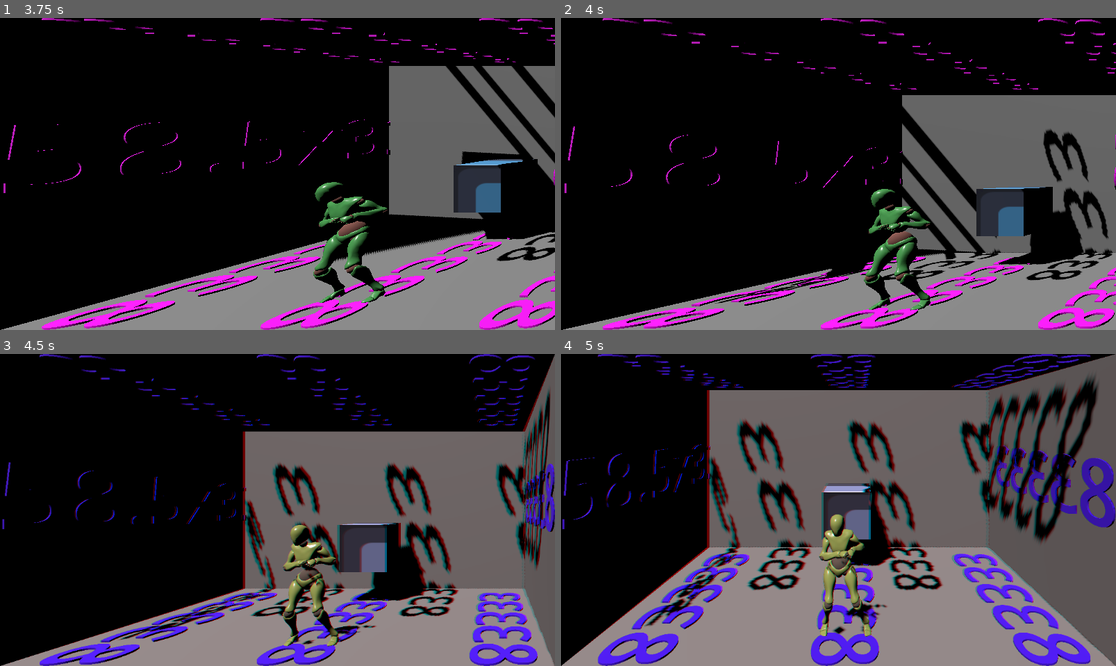
Above: before the commit, frames 1-4 (two rows, left to right).
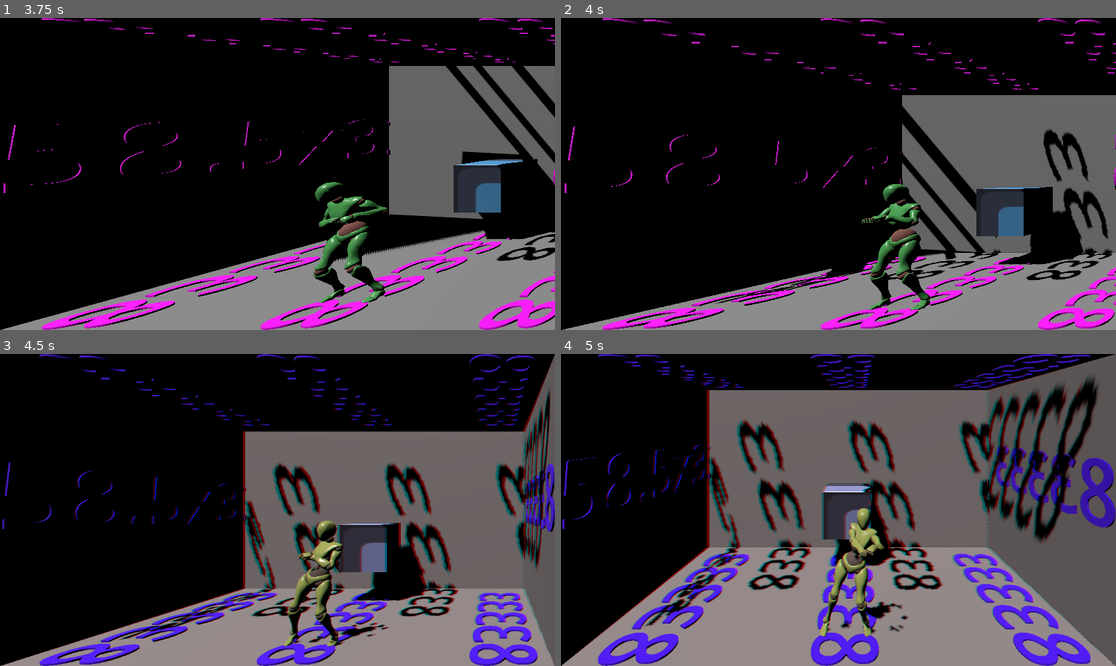
Above: after the commit, the same moments.

Repository: Jetpackjules/Godot-Digital-Window-2.5D-V3-2026
Game: Godot game, scene res://Main.tscn
Two runs of this game, one before a commit and one after it. Both use one fixed random seed, a clock stepped at 60 frames per second and the inputs below. The engine's default icon, where the game draws it, is replaced by a stand-in: a white triangle on a blue panel in a dark square.
Inputs:
- Up to frame 1 (3.75 s): tap Enter (ui_accept) at 0.5, 0.77, 1.52, 3.02 s; hold Right (ui_right) 0.53-1.28 s; tap T every 0.75 s from 0.6 to 3.6 s; hold Down (ui_down) 1.28-2.03 s; hold Right (ui_right) 2.03-2.78 s; hold Up (ui_up) 2.78-3.53 s; hold Left (ui_left) from 3.53 s (still down)
- Up to frame 2 (4 s): keep holding Left (ui_left); tap Enter (ui_accept) at 3.77 s
- Up to frame 3 (4.5 s): keep holding Left (ui_left); tap T at 4.35 s
- Up to frame 4 (5 s): keep holding Left (ui_left); tap Enter (ui_accept) at 4.52 s

Frame 1 is identical in both runs. In frame 2, 1.4% of the frame differs, in the area x 54-67%, y 53-94%; in frame 3, 2.4%; in frame 4, 2.7%, in the area x 46-63%, y 49-91%.

Commit message:
fixed csaling

Diff:
--- a/Main.tscn
+++ b/Main.tscn
@@ -188,9 +188,12 @@
 visible = false
 texture = ExtResource("6_3dxm6")
 
-[node name="OpenTrackClient" type="Node" parent="." unique_id=1912037640 node_paths=PackedStringArray("camera_node")]
+[node name="OpenTrackClient" type="Node" parent="." unique_id=1912037640 node_paths=PackedStringArray("camera_node", "player_node", "window_center", "screen_scaler")]
 script = ExtResource("7_lgr22")
 camera_node = NodePath("../Player/Head_Cam")
+player_node = NodePath("../Player")
+window_center = NodePath("../Box/Origin")
+screen_scaler = NodePath("../ScreenScaling")
 
 [node name="ScreenScaling" type="Node" parent="." unique_id=582618632]
 script = ExtResource("8_trn2v")
--- a/open_track_client.gd
+++ b/open_track_client.gd
@@ -1,18 +1,23 @@
 extends Node
 
 @export var camera_node: Camera3D
-@export var sensitivity: Vector3 = Vector3(0.01, 0.01, 0.01) # Adjust to match your room scale
+@export var player_node: Node3D # Link to the CharacterBody3D (Player)
+@export var window_center: Node3D # Link to Box/Origin
+@export var screen_scaler: ScreenScaling # Link to the ScreenScaling node
+
+@export var sensitivity: Vector3 = Vector3(0.01, 0.01, 0.01) # Maps OpenTrack cm to godot base meters
 
 var udp := PacketPeerUDP.new()
 var port := 4242
+var _face_detected: bool = false
 
 func _ready():
-	# In Godot 4, we use bind() instead of listen()
 	var error = udp.bind(port, "127.0.0.1")
 	if error == OK:
 		print("Godot is listening for OpenTrack on port ", port)
 	else:
 		push_error("Could not bind to port 4242. Error code: ", error)
+
 func _process(_delta):
 	while udp.get_available_packet_count() > 0:
 		var packet = udp.get_packet()
@@ -24,11 +29,25 @@
 	var x = packet.decode_double(0)
 	var y = packet.decode_double(8)
 	var z = packet.decode_double(16)
-	print(x,y,z)
 
-	if camera_node:
-		# Map OpenTrack movement to your Camera's position
+	# The first time we successfully get a tracking packet:
+	if not _face_detected:
+		_face_detected = true
+		if player_node:
+			player_node.set_physics_process(false) # Disable WASD script from running
+			player_node.visible = false # Hide the player capsule mesh
+
+	if camera_node and window_center and screen_scaler:
+		# Calculate the proportional screen multiplier
+		var mult = screen_scaler.tracking_scale_multiplier
+
+		# Convert real world movement to relative Godot movement using the multiplier
 		# Note: OpenTrack +X is Right, +Y is Up, +Z is Back
-		camera_node.position.x = x * sensitivity.x
-		camera_node.position.y = y * sensitivity.y
-		camera_node.position.z = z * sensitivity.z
+		var scaled_offset = Vector3(
+			x * sensitivity.x * mult,
+			y * sensitivity.y * mult,
+			z * sensitivity.z * mult
+		)
+
+		# Move the camera GLOBALLY relative to the Window Center's global position and rotation
+		camera_node.global_position = window_center.global_position + (window_center.global_transform.basis * scaled_offset)
--- a/screen_scaling.gd
+++ b/screen_scaling.gd
@@ -19,7 +19,6 @@
 		_update_from_diagonal()
 
 @export_group("Calculated Results (Meters)")
-# We compute these automatically, but export them so the user can see/copy them
 @export var physical_width_meters: float = 0.0 :
 	set(value):
 		physical_width_meters = value
@@ -30,35 +29,44 @@
 		physical_height_meters = value
 		_update_from_width_height()
 
+@export_group("Virtual Window Size")
+@export var virtual_window_height: float = 4.0 :
+	set(value):
+		virtual_window_height = value
+		_update_scale_multiplier()
+
+# This is the multiplier to convert physical tracking into virtual space
+var tracking_scale_multiplier: float = 1.0
+
 var _is_updating: bool = false
 
 func _ready() -> void:
 	if Engine.is_editor_hint():
 		_update_from_diagonal()
+	else:
+		_update_scale_multiplier()
 
-# Called when the user changes the Diagonal or Aspect Ratio
 func _update_from_diagonal() -> void:
 	if _is_updating: return
 	_is_updating = true
-
 	var diagonal_meters = screen_diagonal_inches * 0.0254
 	var aspect_diagonal = sqrt(pow(aspect_ratio_width, 2) + pow(aspect_ratio_height, 2))
-
-	# Only update if valid aspect ratio
 	if aspect_diagonal > 0:
 		physical_height_meters = diagonal_meters * (aspect_ratio_height / aspect_diagonal)
 		physical_width_meters = diagonal_meters * (aspect_ratio_width / aspect_diagonal)
+	_is_updating = false
+	_update_scale_multiplier()
 
-	_is_updating = false
-
-# Called if the user directly types in a physical width or height
 func _update_from_width_height() -> void:
 	if _is_updating: return
 	_is_updating = true
+	var diag_meters = sqrt(pow(physical_width_meters, 2) + pow(physical_height_meters, 2))
+	screen_diagonal_inches = diag_meters / 0.0254
+	_is_updating = false
+	_update_scale_multiplier()
 
-	# Calculate diagonal in meters using Pythagorean theorem
-	var diag_meters = sqrt(pow(physical_width_meters, 2) + pow(physical_height_meters, 2))
-	# Convert back to inches
-	screen_diagonal_inches = diag_meters / 0.0254
-
-	_is_updating = false
+func _update_scale_multiplier() -> void:
+	if physical_height_meters > 0:
+		tracking_scale_multiplier = virtual_window_height / physical_height_meters
+	else:
+		tracking_scale_multiplier = 1.0
